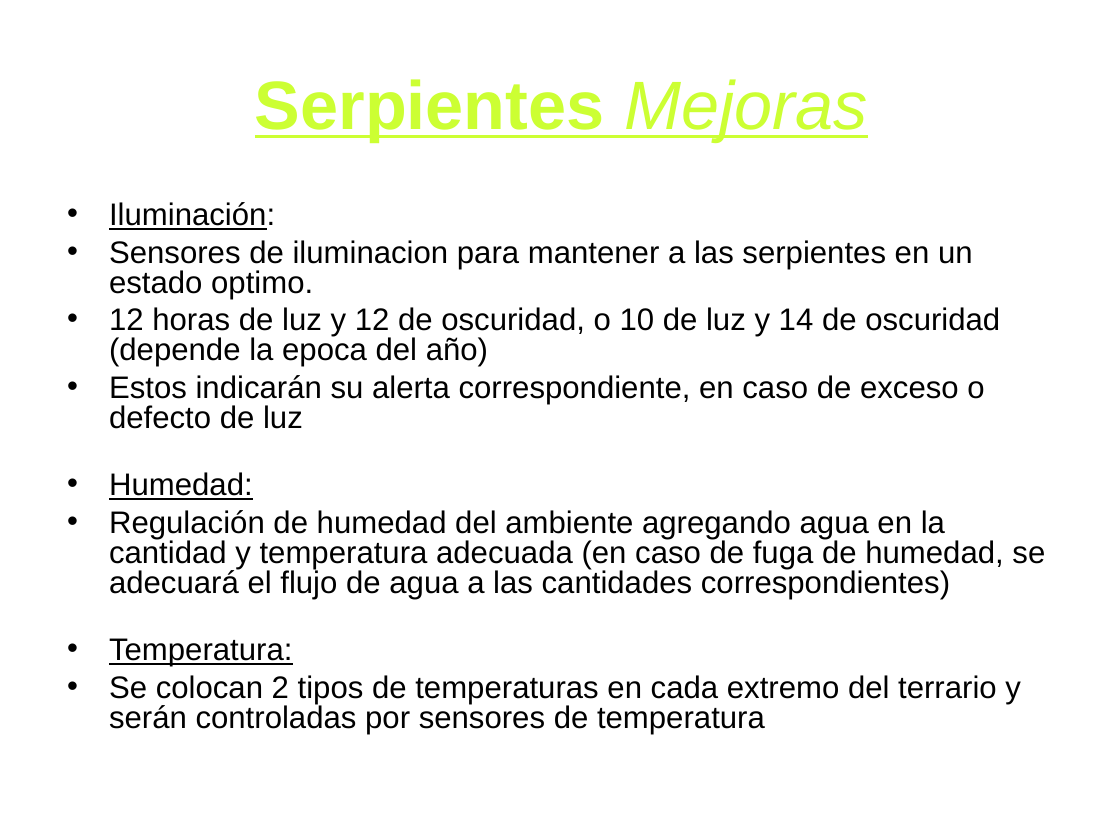
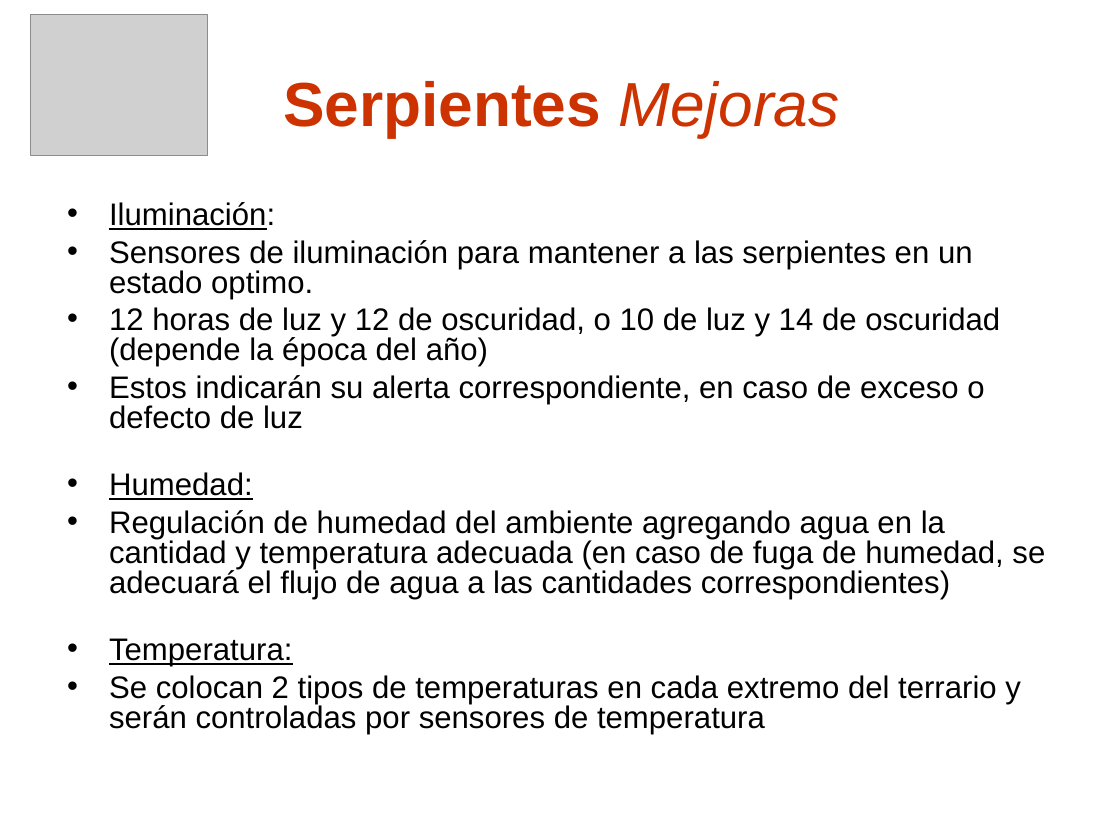
Before and after one commit to nicohen/taller-desarrollo-proyectos-i, a slide deck: slide 9 of Presentaciones/Demo Gerencial.ppt (slide 10 before the commit). Drawn at 1120x840 pixels with LibreOffice and Linux fonts; fonts in the diff are those of the drawing; grey boxes stand for pictures; background and template pictures are left out. Boxes give left, top, right and bottom in pixels: in the first picture for what was removed or moved away, otherwise in the second. Text is boxed around its words. In the diff, an @@ line names an element or a change of style, - is before the commit and + after.

```diff
--- a/Presentaciones/Demo Gerencial.ppt
+++ b/Presentaciones/Demo Gerencial.ppt
@@ picture added at [30, 15, 207, 156] @@
@@ title "Serpientes Mejoras" at [283, 81, 839, 137]: size 44 to 40 pt, text colour #CCFF33 to #CC3300, underline off @@
@@ text at [109, 240, 1000, 367]: text changed @@
-• Sensores de iluminacion para mantener a las serpientes en un estado optimo.
-• 12 horas de luz y 12 de oscuridad, o 10 de luz y 14 de oscuridad (depende la epoca del año)
+• Sensores de iluminación para mantener a las serpientes en un estado optimo.
+• 12 horas de luz y 12 de oscuridad, o 10 de luz y 14 de oscuridad (depende la época del año)
```
Also in this commit, not shown: 9 other slides changed, 6 slides added, 1 slide removed.
